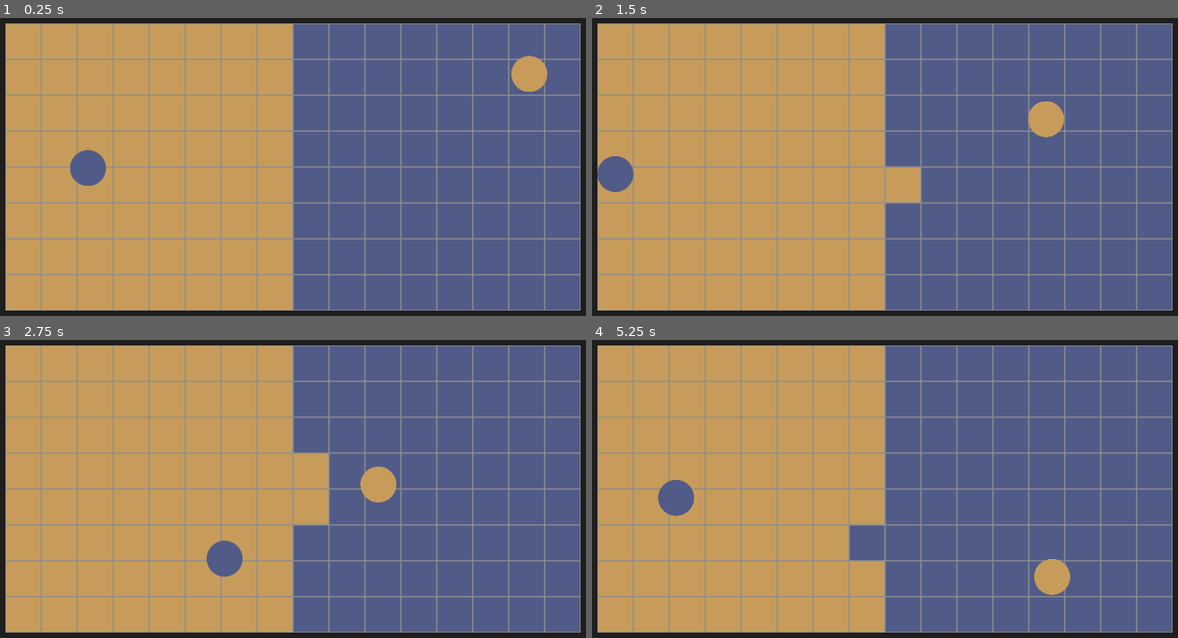
Above: before the commit, frames 1-4 (two rows, left to right).
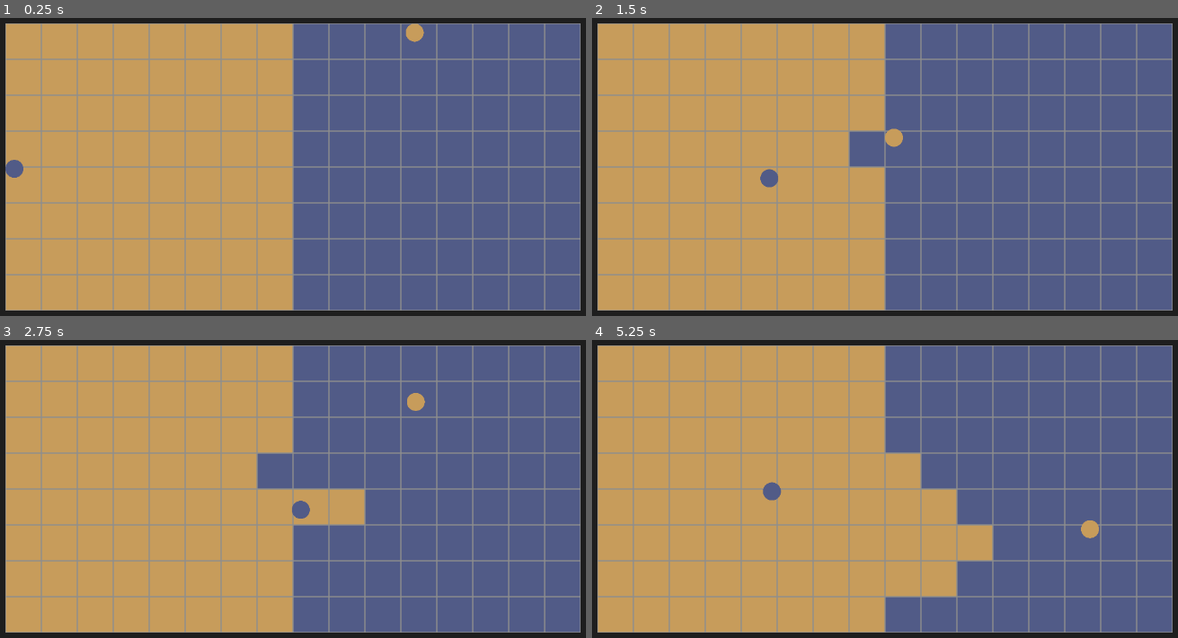
Above: after the commit, the same moments.

Repository: LiteFeather1/night-day-pong
Game: Godot game, scene res://scenes/main.tscn
Same seed, same stepped clock (60 frames per second), same inputs: the game is played once before the commit and once after it.
Inputs:
- Up to frame 1 (0.25 s): no input
- Up to frame 2 (1.5 s): no input
- Up to frame 3 (2.75 s): no input
- Up to frame 4 (5.25 s): no input

The runs differ from the first frame. In frame 1, 1.5% of the frame differs, in the area x 0-94%, y 1-57%; in frame 2, 3.0%; in frame 3, 3.7%; in frame 4, 8.1%, in the area x 11-87%, y 37-87%.

Commit message:
Normalized the starting force of the ball.  Added a variable to control the starting balls

Diff:
--- a/scenes/main.gd
+++ b/scenes/main.gd
@@ -17,8 +17,9 @@
 
 @export_group("Ball Settings")
 const ball_scene: PackedScene = preload("res://scenes/ball.tscn")
-@export var ball_start_force: float = 1024
-@export var ball_scale: float = 1.0
+@export var ball_amount: int = 1
+@export var ball_start_force: float = 2048
+@export var ball_scale: float = .05
 
 @export_group("Block Settings")
 const block_scene: PackedScene = preload("res://scenes/block.tscn")
@@ -57,10 +58,32 @@
 				block.hit.connect(flip_block)
 				block_parents[player].add_child.call_deferred(block)
 
-	# set players
-	const x_padding = 128.0
-	spawn_ball(0, Vector2(x_padding, center_y))
-	spawn_ball(1, Vector2(center_x * 2.0 - x_padding, center_y))
+	# set balls
+	var ball_padding = BLOCK_SIZE * ball_scale * 2.0
+	var nearest_sqrt = pow(ceil(sqrt(ball_amount)), 2.0)
+	var amount_per_col = int(sqrt(nearest_sqrt))
+	var remainder = ball_amount % amount_per_col
+	var amount_of_rows = floori(float(ball_amount) / amount_per_col)
+	var center_x_1 = center_x * 0.5
+	var min_x_1 = center_x_1 - ((amount_per_col - 1) / 2.0 * ball_padding)
+	var min_y = center_y + ((amount_of_rows - 1) / 2.0 * ball_padding)
+
+	if remainder > 0:
+		min_y += ball_padding * .5
+
+	for x in amount_per_col:
+		for y in amount_of_rows:
+			var x_pos = min_x_1 + (ball_padding * x)
+			var y_pos = min_y - (ball_padding * y)
+			spawn_ball(0, Vector2(x_pos, y_pos))
+			spawn_ball(1, Vector2(x_pos + center_x, y_pos))
+
+	var x_max_2 = min_x_1 + (ball_padding * remainder) + center_x
+	for r in remainder:
+		var x_pos = min_x_1 + (ball_padding * r)
+		var y_pos = min_y - (ball_padding * amount_of_rows)
+		spawn_ball(0, Vector2(x_pos, y_pos))
+		spawn_ball(1, Vector2(x_max_2 - (ball_padding * r), y_pos))
 
 	# set edge colliders
 	var top_right = Vector2(center_x * 2.0, 0.0)
@@ -89,7 +112,7 @@
 	ball.position = pos
 	ball.scale = Vector2(ball_scale, ball_scale)
 	root.add_child.call_deferred(ball)
-	ball.launch(random_inside_unit_circle() * ball_start_force)
+	ball.launch(random_inside_unit_circle().normalized() * ball_start_force)
 
 
 func random_inside_unit_circle() -> Vector2:
--- a/scenes/main.tscn
+++ b/scenes/main.tscn
@@ -17,7 +17,7 @@
 collums = 8
 rows = 8
 colours = Array[Color]([Color(0.317647, 0.356863, 0.529412, 1), Color(0.780392, 0.611765, 0.356863, 1)])
-ball_start_force = 2048.0
+ball_scale = 0.5
 
 [node name="edge_collider" type="StaticBody2D" parent="."]
 collision_layer = 15
